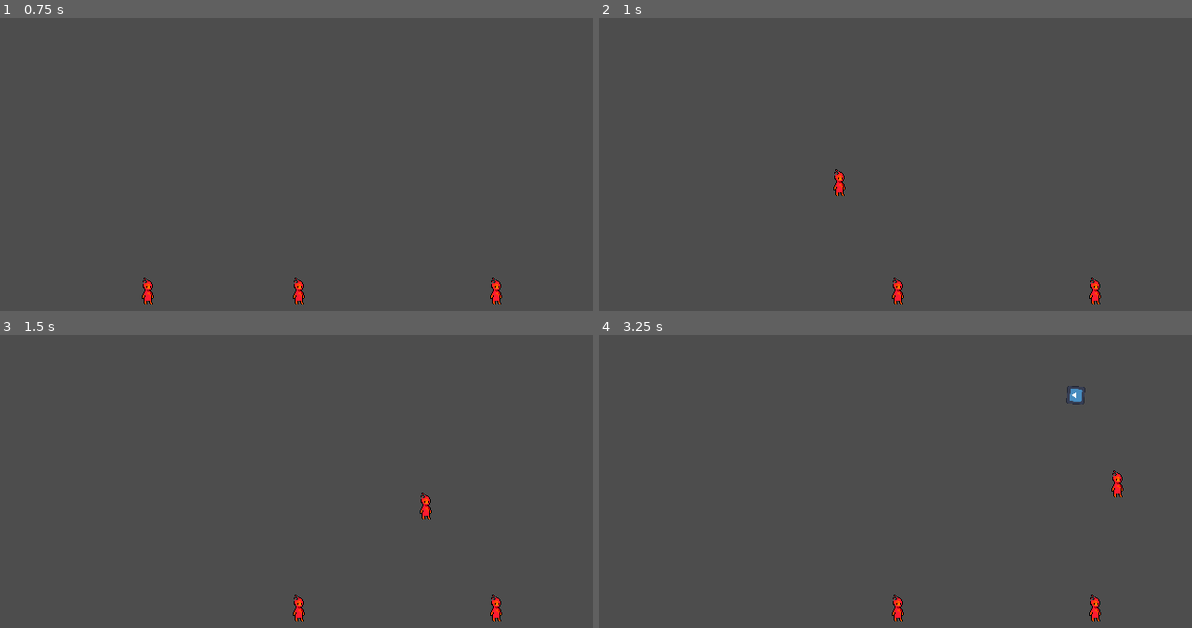
Above: before the commit, frames 1-4 (two rows, left to right).
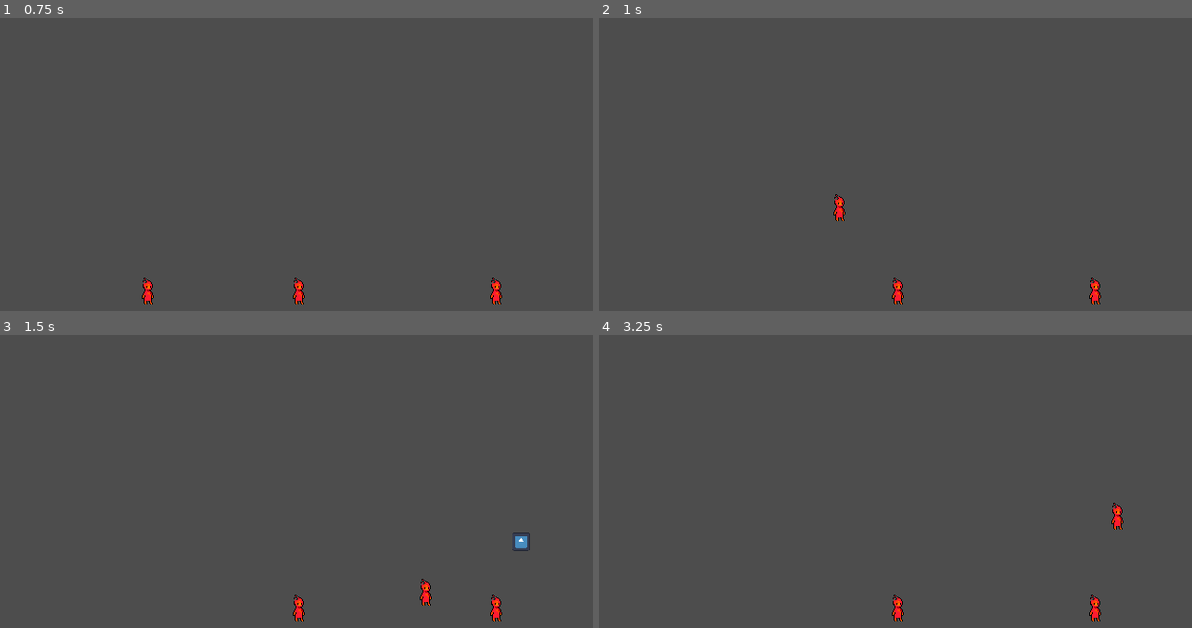
Above: after the commit, the same moments.

Repository: kertox662/GDC-GameJam-W25
Game: Godot game, scene res://Game.tscn
Same seed, same stepped clock (60 frames per second), same inputs: the game is played once before the commit and once after it. The engine's default icon, where the game draws it, is replaced by a stand-in: a white triangle on a blue panel in a dark square.
Inputs:
- Up to frame 1 (0.75 s): tap Enter at 0.5 s; hold D (move_right) from 0.53 s (still down); hold Space (shoot) from 0.53 s (still down)
- Up to frame 2 (1 s): keep holding D (move_right); keep holding Space (shoot); tap W (jump) at 0.77, 0.8 s
- Up to frame 3 (1.5 s): keep holding D (move_right); tap W (jump) at 1.07, 1.35 s; release Space (shoot) at 1.28 s
- Up to frame 4 (3.25 s): tap W (jump) at 1.52, 1.82, 2.3, 3.02 s; tap Space (shoot) at 1.55, 2.85 s; release D (move_right) at 2.03 s; hold A (move_left) 2.03-2.78 s; hold Space (shoot) 2.03-2.78 s; hold D (move_right) from 2.78 s (still down)

Frame 1 is identical in both runs. In frame 2, 0.2% of the frame differs, in the area x 39-42%, y 51-70%; in frame 3, 0.4%; in frame 4, 0.4%, in the area x 78-89%, y 17-67%.

Commit message:
use mutex when reading, add just pressed buffer frames

Diff:
--- a/player/multi_controller_input_map.gd
+++ b/player/multi_controller_input_map.gd
@@ -1,6 +1,7 @@
 extends Node
 
 const DEADZONE = 0.5
+const JUST_PRESSED_TICKS = 3
 
 var device: InputDevice
 var actions: Array[String]
@@ -9,9 +10,12 @@
 var inputMu: Mutex
 
 var actionPressedDict: Dictionary # actionName: String -> bool
-var actionJustPressedDict: Dictionary # actionName: String -> bool
-var actionJustReleasedDict: Dictionary # actionName: String -> bool
+var actionJustPressedDict: Dictionary # actionName: String -> numberOfFramesToBePressed: int
+var actionJustReleasedDict: Dictionary # actionName: String -> numberOfFramesToBePressed: int
 var actionValueDict: Dictionary # actionName: String -> float
+
+func _ready():
+	inputMu = Mutex.new()
 
 func initialize(device: InputDevice, actions: Array[String], actionDirections: Dictionary) -> void:
 	self.device = device
@@ -22,22 +26,30 @@
 	actionJustReleasedDict = {}
 	actionValueDict = {}
 
-	inputMu = Mutex.new()
-
 	for action in actions:
 		actionPressedDict[action] = false
-		actionJustPressedDict[action] = false
-		actionJustReleasedDict[action] = false
+		actionJustPressedDict[action] = 0
+		actionJustReleasedDict[action] = 0
 		actionValueDict[action] = 0
 
 func is_action_pressed(action: String) -> bool:
 	return action in actions and actionPressedDict[action]
 
 func is_action_just_pressed(action: String) -> bool:
-	return action in actions and actionJustPressedDict[action]
+	if action not in action:
+		return false
+	inputMu.lock()
+	var pressed = actionJustPressedDict[action]
+	inputMu.unlock()
+	return pressed > 0
 
 func is_action_just_released(action: String) -> bool:
-	return action in actions and actionJustReleasedDict[action]
+	if action not in action:
+		return false
+	inputMu.lock()
+	var released = actionJustReleasedDict[action]
+	inputMu.unlock()
+	return released > 0
 
 func get_joystick_value(pos_axis_action: String) -> float:
 	var axis = getJoystickAxis(pos_axis_action)
@@ -53,36 +65,37 @@
 		var prevState = actionPressedDict[action]
 		actionPressedDict[action] = actionState
 		# Check that previous state is different from current state
-		actionJustPressedDict[action] = actionState and not prevState
-		actionJustReleasedDict[action] = (not actionState) and prevState
+		if actionState and not prevState:
+			actionJustPressedDict[action] = JUST_PRESSED_TICKS
+		if (not actionState) and prevState:
+			actionJustReleasedDict[action] = JUST_PRESSED_TICKS
 	inputMu.unlock()
 
 func _input(event: InputEvent) -> void:
+	if not device.isInputEventSameDevice(event):
+			return
 	var event_actions = get_event_action_type(event)
 	inputMu.lock()
 	for event_action in event_actions:
-		if not device.isInputEventSameDevice(event):
-			return
-
 		if isControllerJoystickEvent(event):
 			actionValueDict[event_action] = event.axis_value
-			return
+			continue
 
 		if event.is_pressed():
 			actionPressedDict[event_action] = true
-			actionJustPressedDict[event_action] = true
+			actionJustPressedDict[event_action] = JUST_PRESSED_TICKS
 			actionValueDict[event_action] = 1
 		elif event.is_released():
 			actionPressedDict[event_action] = false
-			actionJustReleasedDict[event_action] = true
+			actionJustReleasedDict[event_action] = JUST_PRESSED_TICKS
 			actionValueDict[event_action] = 0
 	inputMu.unlock()
 
 func _process(delta: float) -> void:
 	inputMu.lock()
 	for action in actions:
-		actionJustPressedDict[action] = false
-		actionJustReleasedDict[action] = false
+		actionJustPressedDict[action] = max(0, actionJustPressedDict[action] - 1)
+		actionJustReleasedDict[action] = max(0, actionJustReleasedDict[action] - 1)
 	inputMu.unlock()
 
 func get_event_action_type(event: InputEvent) -> Array:
